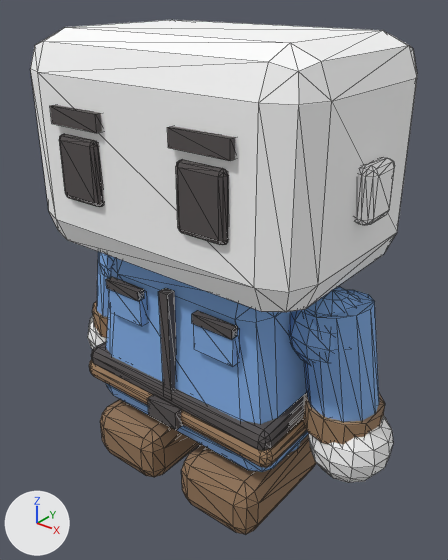
Renders of the glTF model public/assets/models/characters/body-overalls-denim.glb from each side of a commit.
Both versions are drawn from a 50 mm camera at (0.52, -0.639, 0.718) aimed at (0.01, -0.002, 0.323). Every picture has the same lights, and +X, +Y and +Z are marked at lower left. The picture after the commit comes second. Mesh edges are drawn as thin lines. Vertices at exactly the same position are counted once.

In view in the first picture: 'body-mesh', 'head-mesh'.
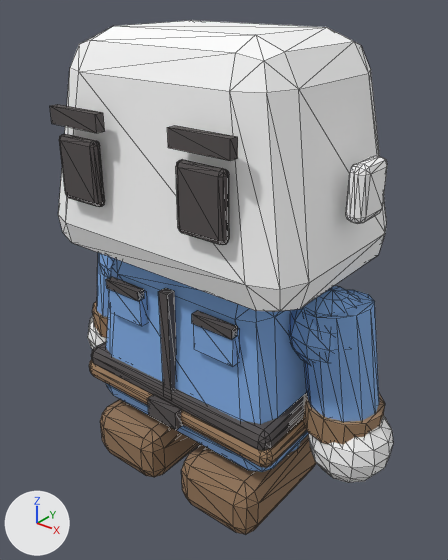
What the commit changed:
me_head_mesh is used by ob_head_mesh; location (0.0, 0.0, 0.0).
me_head_mesh had 444 vertices, 852 faces and spanned x -0.29..0.29, y -0.159..0.15, z 0.087..0.662.
me_head_mesh now has 444 vertices, 852 faces and spans x -0.29..0.29, y -0.159..0.146, z 0.087..0.665.
me_head_mesh part 1: the loose piece of 56 vertices spanning x 0.214..0.24, y -0.03..0.03, z 0.465..0.535 is moved by (-0.009, 0.0, 0.0).
me_head_mesh part 2: 56 of 444 vertices moved; they spanned x -0.22..0.22, y -0.15..0.15, z 0.368..0.662 and now span x -0.206..0.206, y -0.146..0.146, z 0.365..0.665; mean shift (0.0, 0.0, 0.0); largest move (-0.17, -0.1, 0.662) -> (-0.109, -0.073, 0.665).
Other edits to the shape of me_head_mesh do not show in these pictures.

Changed parts and their boxes (x1, y1, x2, y2) in the pictures (448 x 560 px; the box of a moved part takes in the faces that stretch with it):
'head-mesh', reshaped (11% narrower): before (31, 20, 417, 483); after (50, 20, 393, 483)
part 1 of me_head_mesh, moved or reshaped: before (355, 157, 395, 225); after (346, 156, 387, 224)
part 2 of me_head_mesh, moved or reshaped: before (31, 20, 417, 312); after (58, 20, 386, 312)
